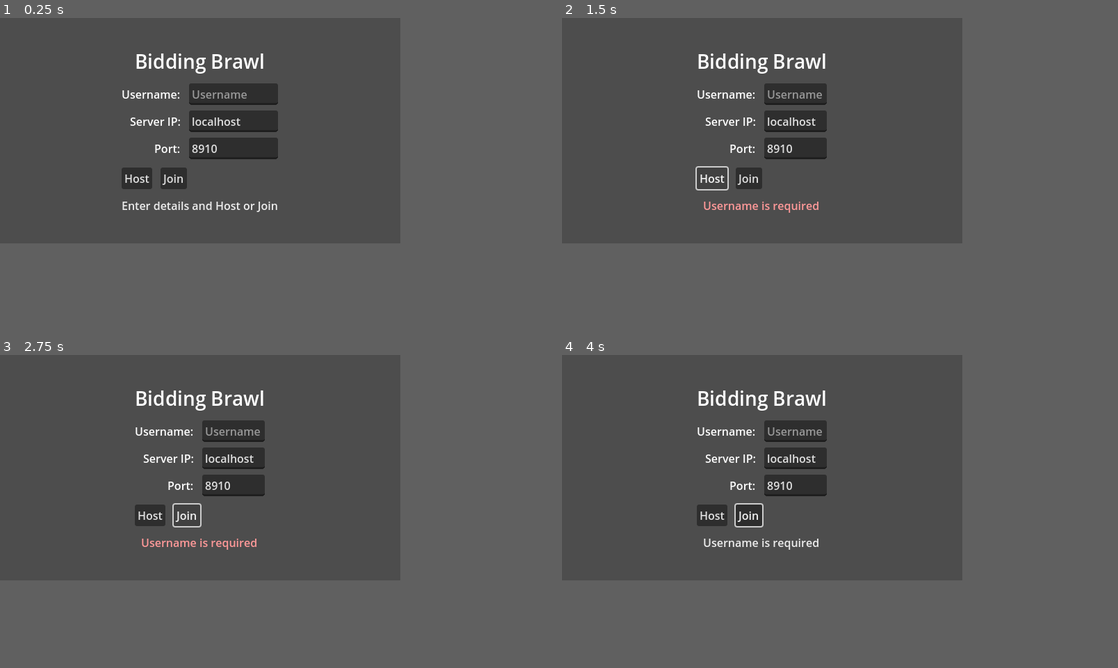
Above: before the commit, frames 1-4 (two rows, left to right).
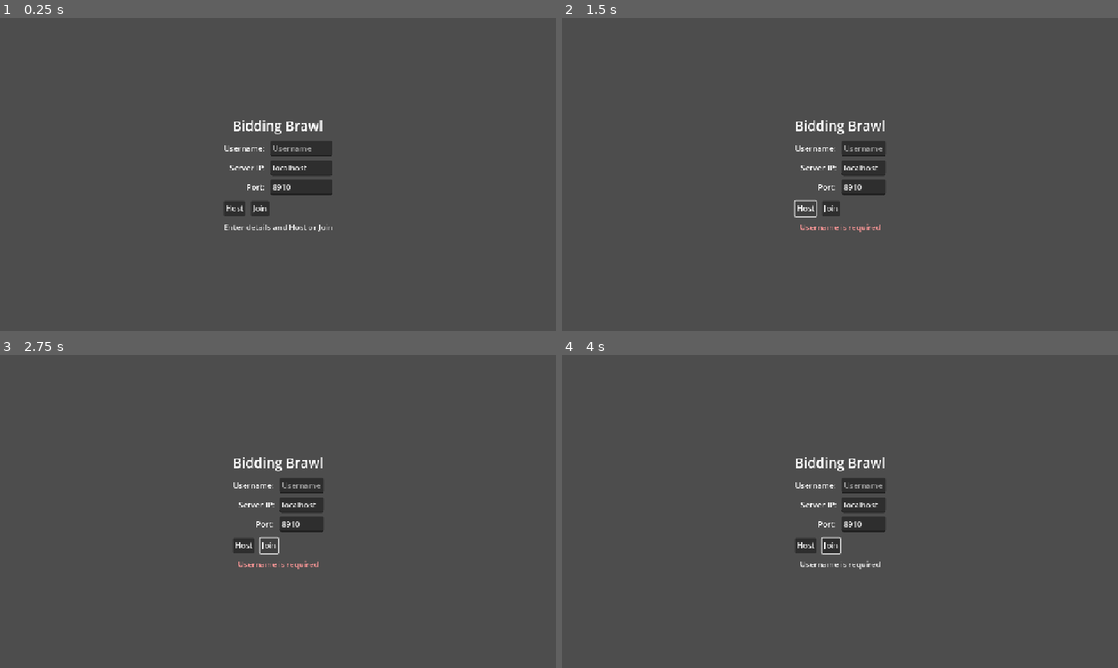
Above: after the commit, the same moments.

Repository: FoxSupp/bidding-brawl
Game: Godot game, scene res://scenes/main_menu.tscn
Same seed, same stepped clock (60 frames per second), same inputs: the game is played once before the commit and once after it.
Inputs (mouse positions are in pixels of both pictures, inside the frame that each line leads up to):
- Up to frame 1 (0.25 s): no input
- Up to frame 2 (1.5 s): tap Enter at 0.5 s; move the mouse to (851, 118) at 0.52 s; hold D (move_right) 0.53-1.25 s; click (851, 118) at 0.6 s; tap Space (jump) at 0.77 s; click "Host" at 1.25 s
- Up to frame 3 (2.75 s): click "Join" at 2 s
- Up to frame 4 (4 s): move the mouse to (684, 480) at 2.77 s; hold D (move_right) 2.78-3.53 s; click (684, 480) at 2.85 s; move the mouse to (801, 417) at 3.52 s; hold A (move_left) from 3.53 s (still down); click (801, 417) at 3.6 s
In our replay, the window is 576x324 before the commit and 800x450 after it. These sizes can differ from the game's own. Grey fills any space a smaller window leaves; there, only what the larger window draws over its background counts as a difference.

The runs differ from the first frame. In frame 1, 7.0% of the frame differs, in the area x 21-60%, y 11-69%; in frame 2, 5.4%; in frame 3, 5.4%; in frame 4, 5.8%.

Commit message:
Enhance bidding menu and project settings for improved gameplay
- Updated project settings to adjust window properties and rendering methods.
- Refactored bidding menu scene to include new player stat blocks and upgrade slots.
- Added countdown timer functionality and improved UI layout for better player experience.
- Implemented new RPC functions for managing upgrades and player stats synchronization.

Diff:
--- a/project.godot
+++ b/project.godot
@@ -22,8 +22,8 @@
 
 [display]
 
-window/size/viewport_width=576
-window/size/viewport_height=324
+window/size/resizable=false
+window/stretch/mode="canvas_items"
 
 [input]
 
@@ -62,3 +62,9 @@
 2d_physics/layer_1="Env"
 2d_physics/layer_2="Player"
 2d_physics/layer_3="Projectiles"
+
+[rendering]
+
+textures/canvas_textures/default_texture_filter=0
+renderer/rendering_method="gl_compatibility"
+renderer/rendering_method.mobile="gl_compatibility"
--- a/scenes/bidding_menu.tscn
+++ b/scenes/bidding_menu.tscn
@@ -1,11 +1,8 @@
-[gd_scene load_steps=3 format=3 uid="uid://bnwcqcma1nw5y"]
+[gd_scene load_steps=4 format=3 uid="uid://bnwcqcma1nw5y"]
 
 [ext_resource type="Script" uid="uid://cbxialigjx3mi" path="res://scripts/bidding_menu.gd" id="1_6fnxy"]
-
-[sub_resource type="SceneReplicationConfig" id="SceneReplicationConfig_6fnxy"]
-properties/0/path = NodePath(".:ready_players")
-properties/0/spawn = true
-properties/0/replication_mode = 1
+[ext_resource type="Resource" uid="uid://0jdpwk0ckbg0" path="res://scripts/upgrades/effects/multi_shot_effect.tres" id="2_2l2ip"]
+[ext_resource type="PackedScene" uid="uid://chvxopcas8yjd" path="res://scenes/player_stat_block.tscn" id="2_2qcm0"]
 
 [node name="BiddingMenu" type="Control"]
 layout_mode = 3
@@ -15,6 +12,7 @@
 grow_horizontal = 2
 grow_vertical = 2
 script = ExtResource("1_6fnxy")
+all_upgrades = Array[Resource]([ExtResource("2_2l2ip")])
 
 [node name="Background" type="Panel" parent="."]
 layout_mode = 1
@@ -34,12 +32,26 @@
 anchor_top = 1.0
 anchor_right = 1.0
 anchor_bottom = 1.0
-offset_top = -108.0
-offset_bottom = -59.0
+offset_top = -161.0
+offset_bottom = -112.0
 grow_horizontal = 2
 grow_vertical = 0
 text = "Waiting for Players to Ready up
 0/0"
+horizontal_alignment = 1
+vertical_alignment = 1
+
+[node name="LabelTimerCountdown" type="Label" parent="Background"]
+layout_mode = 1
+anchors_preset = 12
+anchor_top = 1.0
+anchor_right = 1.0
+anchor_bottom = 1.0
+offset_top = -110.0
+offset_bottom = -87.0
+grow_horizontal = 2
+grow_vertical = 0
+text = "Game starting in 5"
 horizontal_alignment = 1
 vertical_alignment = 1
 
@@ -49,7 +61,10 @@
 anchor_top = 1.0
 anchor_right = 1.0
 anchor_bottom = 1.0
-offset_top = -31.0
+offset_left = 415.0
+offset_top = -78.0
+offset_right = -415.0
+offset_bottom = -12.0
 grow_horizontal = 2
 grow_vertical = 0
 text = "Ready"
@@ -61,23 +76,30 @@
 offset_bottom = 143.0
 grow_horizontal = 2
 
-[node name="LabelTimerCountdown" type="Label" parent="Background"]
-visible = false
+[node name="PlayerStatBlock" parent="Background/PlayerStats" instance=ExtResource("2_2qcm0")]
+layout_mode = 2
+
+[node name="PlayerStatBlock2" parent="Background/PlayerStats" instance=ExtResource("2_2qcm0")]
+layout_mode = 2
+
+[node name="PlayerStatBlock3" parent="Background/PlayerStats" instance=ExtResource("2_2qcm0")]
+layout_mode = 2
+
+[node name="PlayerStatBlock4" parent="Background/PlayerStats" instance=ExtResource("2_2qcm0")]
+layout_mode = 2
+
+[node name="Upgrades" type="HBoxContainer" parent="Background"]
 layout_mode = 1
-anchors_preset = 12
-anchor_top = 1.0
+anchors_preset = 14
+anchor_top = 0.5
 anchor_right = 1.0
-anchor_bottom = 1.0
-offset_top = -57.0
-offset_bottom = -34.0
+anchor_bottom = 0.5
+offset_top = -100.0
+offset_bottom = 100.0
 grow_horizontal = 2
-grow_vertical = 0
-text = "Game starting in 5"
-horizontal_alignment = 1
-vertical_alignment = 1
-
-[node name="MultiplayerSynchronizer" type="MultiplayerSynchronizer" parent="."]
-replication_config = SubResource("SceneReplicationConfig_6fnxy")
+grow_vertical = 2
+theme_override_constants/separation = 32
+alignment = 1
 
 [node name="TimerStartRound" type="Timer" parent="."]
 wait_time = 5.0
--- /dev/null
+++ b/scenes/upgrade_slot.tscn
@@ -0,0 +1,96 @@
+[gd_scene load_steps=3 format=3 uid="uid://cuyle1wob8wf0"]
+
+[ext_resource type="Script" uid="uid://pv4fugrd741w" path="res://scripts/upgrade_slot.gd" id="1_aahc8"]
+
+[sub_resource type="StyleBoxFlat" id="StyleBoxFlat_bijba"]
+
+[node name="UpgradeSlot" type="Control"]
+custom_minimum_size = Vector2(200, 200)
+layout_mode = 3
+anchors_preset = 15
+anchor_right = 1.0
+anchor_bottom = 1.0
+offset_right = -952.0
+offset_bottom = -448.0
+grow_horizontal = 2
+grow_vertical = 2
+script = ExtResource("1_aahc8")
+
+[node name="ButtonUpgrade" type="Button" parent="."]
+layout_mode = 1
+anchors_preset = 15
+anchor_right = 1.0
+anchor_bottom = 1.0
+grow_horizontal = 2
+grow_vertical = 2
+theme_override_font_sizes/font_size = 32
+text = "Multishot"
+
+[node name="Background" type="Panel" parent="."]
+visible = false
+layout_mode = 1
+anchors_preset = 15
+anchor_right = 1.0
+anchor_bottom = 1.0
+grow_horizontal = 2
+grow_vertical = 2
+theme_override_styles/panel = SubResource("StyleBoxFlat_bijba")
+
+[node name="LabelMoney" type="Label" parent="Background"]
+layout_mode = 1
+anchors_preset = 10
+anchor_right = 1.0
+offset_bottom = 23.0
+grow_horizontal = 2
+text = "Money: 1000"
+horizontal_alignment = 1
+vertical_alignment = 1
+
+[node name="SliderBid" type="HSlider" parent="Background"]
+layout_mode = 1
+anchors_preset = 12
+anchor_top = 1.0
+anchor_right = 1.0
+anchor_bottom = 1.0
+offset_top = -78.0
+offset_bottom = -62.0
+grow_horizontal = 2
+grow_vertical = 0
+
+[node name="LabelBidAmount" type="Label" parent="Background/SliderBid"]
+layout_mode = 1
+anchors_preset = 12
+anchor_top = 1.0
+anchor_right = 1.0
+anchor_bottom = 1.0
+offset_top = -41.0
+offset_bottom = -18.0
+grow_horizontal = 2
+grow_vertical = 0
+text = "0"
+horizontal_alignment = 1
+vertical_alignment = 1
+
+[node name="ContainerButtons" type="HBoxContainer" parent="Background"]
+layout_mode = 1
+anchors_preset = 12
+anchor_top = 1.0
+anchor_right = 1.0
+anchor_bottom = 1.0
+offset_top = -41.0
+grow_horizontal = 2
+grow_vertical = 0
+theme_override_constants/separation = 32
+alignment = 1
+
+[node name="ButtonCancel" type="Button" parent="Background/ContainerButtons"]
+layout_mode = 2
+text = "Cancel"
+
+[node name="ButtonSubmit" type="Button" parent="Background/ContainerButtons"]
+layout_mode = 2
+text = "Submit"
+
+[connection signal="pressed" from="ButtonUpgrade" to="." method="_on_button_upgrade_pressed"]
+[connection signal="pressed" from="Background/ContainerButtons/ButtonCancel" to="." method="_on_button_cancel_pressed"]
+[connection signal="pressed" from="Background/ContainerButtons/ButtonSubmit" to="." method="_on_button_submit_pressed"]
--- a/scripts/bidding_menu.gd
+++ b/scripts/bidding_menu.gd
@@ -1,21 +1,27 @@
 extends Control
 
 const PLAYER_STAT_BLOCK = preload("res://scenes/player_stat_block.tscn")
+const NEW_ROUND_TIMER: float = 3.0
+const UPGRADE_SLOT = preload("res://scenes/upgrade_slot.tscn")
+
+
 @export var ready_players: Array = []
 @onready var button_ready: Button = $Background/ButtonReady
 @onready var label_ready_players: Label = $Background/LabelReadyPlayers
 @onready var player_stats: VBoxContainer = $Background/PlayerStats
 @onready var timer_start_round: Timer = $TimerStartRound
 @onready var label_timer_countdown: Label = $Background/LabelTimerCountdown
+@onready var upgrades: HBoxContainer = $Background/Upgrades
 
-const NEW_ROUND_TIMER: float = 3.0
+@export var all_upgrades: Array[Resource] = []
+
 
 func _ready() -> void:
 	label_ready_players.text = "Waiting for Players to Ready up \n0/" + str(NetworkManager.players.size())
 	button_ready.pressed.connect(func(): rpc("ready_player"))
 	if multiplayer.is_server():
-		_update_stats()
 		rpc("update_player_stats_from_server", SessionManager.player_stats)
+		rpc("update_upgrades_from_server", all_upgrades)
 
 func _process(_delta: float) -> void:
 	if not multiplayer.is_server(): return
@@ -56,6 +62,15 @@
 			block.get_node("Panel/LabelMoney").text = "Money: " + str(data["money"])
 			block.get_node("Panel/LabelWins").text = "Wins: " + str(data["wins"])
 
+@rpc("authority", "call_local")
+func update_upgrades_from_server(upgrades_server):
+	for child in upgrades.get_children(): child.queue_free()
+	for i in range(4):
+		var upgrade = upgrades_server[randi() % upgrades_server.size()]
+		var slot = UPGRADE_SLOT.instantiate()
+		slot.upgrade = upgrade
+		upgrades.add_child(slot)
+
 func _update_stats():
 	for child in player_stats.get_children(): child.queue_free()
 	for peer_id in SessionManager.player_stats:
--- a/scripts/game.gd
+++ b/scripts/game.gd
@@ -32,7 +32,6 @@
 	for peer_id in NetworkManager.players:
 		if not SessionManager.player_stats.has(peer_id):
 			SessionManager.rpc("newPlayer", peer_id)
-
 
 func add_score(score: int, shooter_id: int) -> void:
 
--- a/scripts/player.gd
+++ b/scripts/player.gd
@@ -34,14 +34,6 @@
 	if input_synch.is_multiplayer_authority():
 		color_rect.color = Color.YELLOW
 
-# DEBUG
-func _process(delta: float) -> void:
-	if not multiplayer.is_server():
-		return
-	if Input.is_action_just_pressed("debug_1"):
-		var eff = MultiShotEffect.new()
-		add_weapon_upgrade_effect(eff)
-
 func _physics_process(delta: float) -> void:
 	if input_synch.is_multiplayer_authority():
 		camera.enabled = not dead
@@ -66,11 +58,6 @@
 
 	velocity.x = input_synch.move_input * SPEED if input_synch.move_input else move_toward(velocity.x, 0, SPEED)
 	move_and_slide()
-
-func add_weapon_upgrade_effect(effect: WeaponEffect) -> void:
-	if multiplayer.is_server():
-		_weapon_effects.append(effect)
-		SessionManager.rpc("addWeaponEffect", name.to_int(), effect)
 
 func _load_persistent_weapon_effects() -> void:
 	var persistent_effects = SessionManager.getWeaponEffects(name.to_int())
--- /dev/null
+++ b/scripts/upgrade_slot.gd
@@ -0,0 +1,43 @@
+extends Control
+
+var player_money
+var upgrade
+
+@onready var background: Panel = $Background
+@onready var label_money: Label = $Background/LabelMoney
+@onready var slider_bid: HSlider = $Background/SliderBid
+@onready var label_bid_amount: Label = $Background/SliderBid/LabelBidAmount
+@onready var button_upgrade: Button = $ButtonUpgrade
+
+
+func _ready() -> void:
+	player_money = SessionManager.player_stats[multiplayer.get_unique_id()]["money"]
+	print(player_money)
+	_setup_ui()
+
+func _setup_ui() -> void:
+	label_money.text = "Money: " + str(player_money)
+	slider_bid.max_value = player_money
+	label_bid_amount.text = "Bid: " + str(int(slider_bid.value))
+	slider_bid.value_changed.connect(_on_slider_value_changed)
+
+	if upgrade and upgrade is WeaponEffect:
+		button_upgrade.text = upgrade.upgrade_name
+	else:
+		button_upgrade.text = "No Upgrade"
+
+func _on_slider_value_changed(value: float) -> void:
+	label_bid_amount.text = "Bid: " + str(int(value))
+
+
+func _on_button_cancel_pressed() -> void:
+	background.hide()
+
+
+func _on_button_submit_pressed() -> void:
+	background.hide()
+	print(int(slider_bid.value))
+
+
+func _on_button_upgrade_pressed() -> void:
+	background.show()
--- a/scripts/upgrades/effects/multi_shot.gd
+++ b/scripts/upgrades/effects/multi_shot.gd
@@ -1,6 +1,9 @@
 extends WeaponEffect
 class_name MultiShotEffect
 @export var spread_deg: float = 6.0
+
+func _init():
+	upgrade_name = "Multi shot"
 
 func on_fire(ctx: Dictionary) -> Dictionary:
 	ctx.projectile_count = max(2, int(ctx.get("projectile_count", 1) + 1))
--- a/scripts/upgrades/effects/weapon_effects.gd
+++ b/scripts/upgrades/effects/weapon_effects.gd
@@ -1,5 +1,7 @@
 extends Resource
 class_name WeaponEffect
 
+@export var upgrade_name: String = "Weapon Effect"
+
 func on_fire(ctx: Dictionary) -> Dictionary:
 	return ctx
Not shown, added: scripts/upgrade_slot.gd.uid
